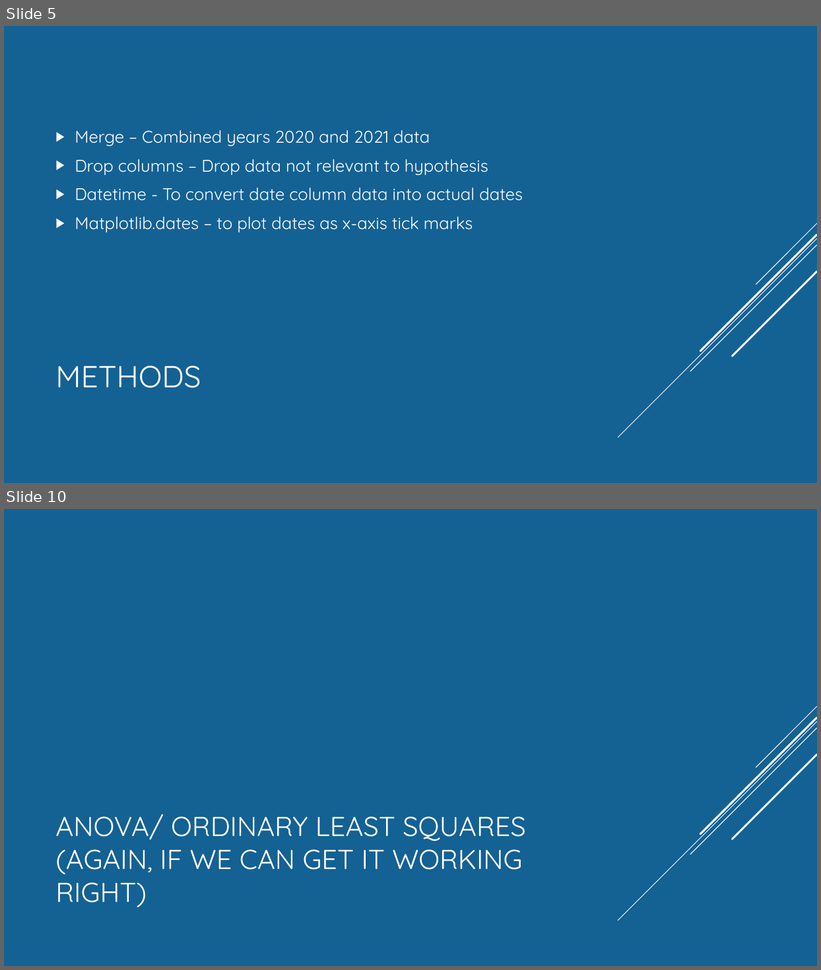
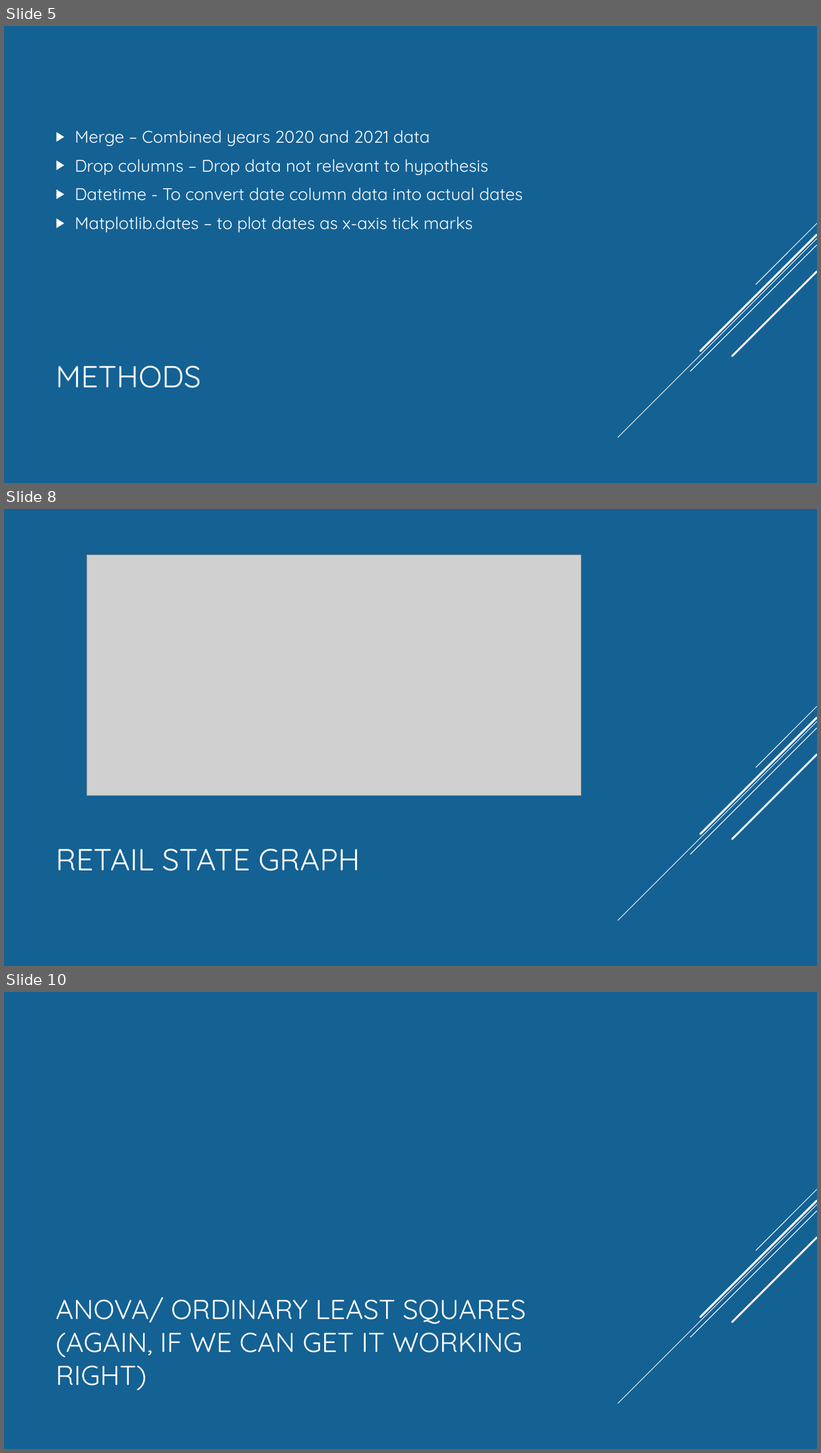
Before and after one commit to Munseaux/Pandemic-Movement, a slide deck: presentation.pptx. Shown one above the other, each under a label of ours: slides 5 and 10 before the commit, slides 5, 8 and 10 after it; the slides between them are not shown. The pictures are 821x970 and 821x1453 pixels, drawn with LibreOffice and Linux fonts; fonts in the diff are those of the drawing; grey boxes stand for pictures. Boxes give left, top, right and bottom in pixels: in the first picture for what was removed or moved away, otherwise in the second. Text is boxed around its words. In the diff, an @@ line names an element or a change of style, - is before the commit and + after.

Commit message:
Add files via upload
added some graphs to presentation

```diff
--- a/presentation.pptx
+++ b/presentation.pptx
@@ slide 8 added at (4,509,817,966), background #146194; not listed: 5 template elements that a slide beside it also shows @@
@@ picture added at (87,555,582,795) @@
@@ title added at (55,849,360,871), 36 pt, text #FFFFFF @@
+RETAIL STATE GRAPH
```
Also in this commit, not shown: 2 slides changed, 1 other slide added, 2 slides removed.
